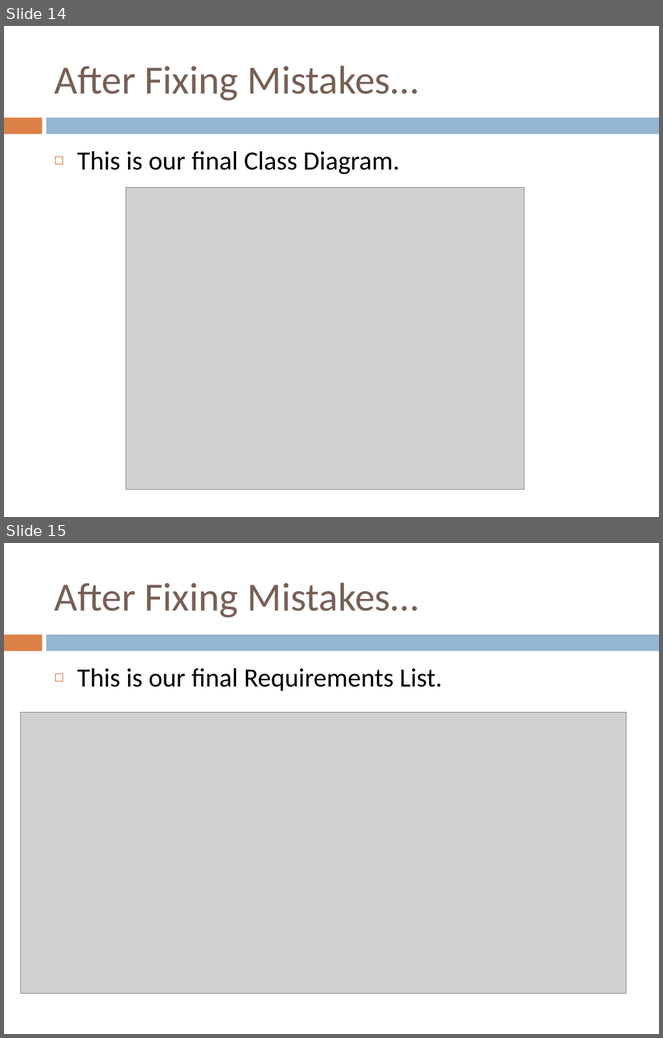
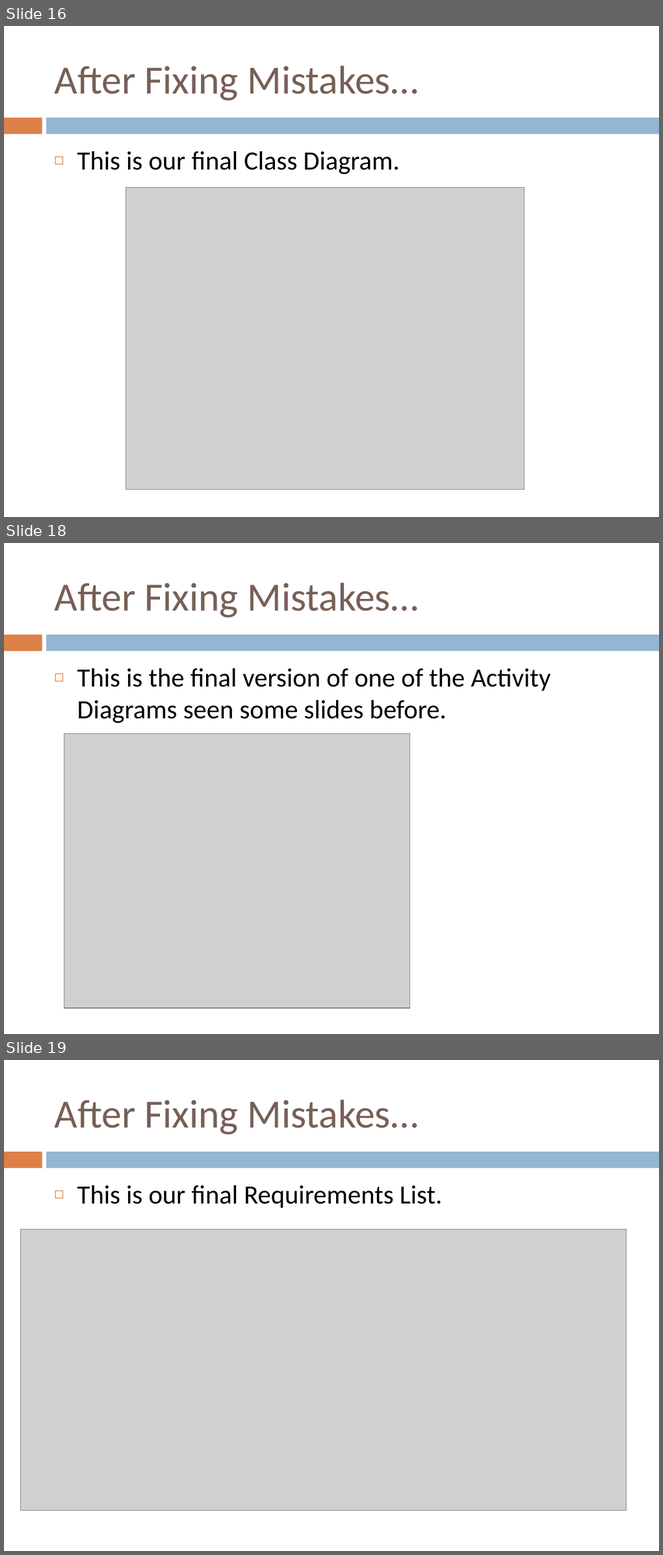
Before and after one commit to ledz1996/Group4Assng, a slide deck: csci222 a1 ppt.pptx. Shown one above the other, each under a label of ours: slides 14 and 15 before the commit, slides 16, 18 and 19 after it; the slides between them are not shown. The pictures are 663x1038 and 663x1555 pixels, drawn with LibreOffice and Linux fonts; fonts in the diff are those of the drawing; grey boxes stand for pictures. Boxes give left, top, right and bottom in pixels: in the first picture for what was removed or moved away, otherwise in the second. Text is boxed around its words. In the diff, an @@ line names an element or a change of style, - is before the commit and + after.

```diff
--- a/csci222 a1 ppt.pptx
+++ b/csci222 a1 ppt.pptx
@@ slide 18 added at (4,543,659,1034), background #FFFFFF; not listed: 2 template elements that a slide beside it also shows @@
@@ title added at (54,583,419,618), 44 pt, text #775F55 @@
+After Fixing Mistakes…
@@ text added at (77,668,551,723), 29 pt, text #000000 @@
+◻ This is the final version of one of the Activity Diagrams seen some slides before.
@@ picture added at (64,734,410,1009) @@
@@ what was slide 14 is now slide 16 @@
@@ what was slide 15 is now slide 19 @@
```
Also in this commit, not shown: 3 slides changed, 3 other slides added, 1 other file.
